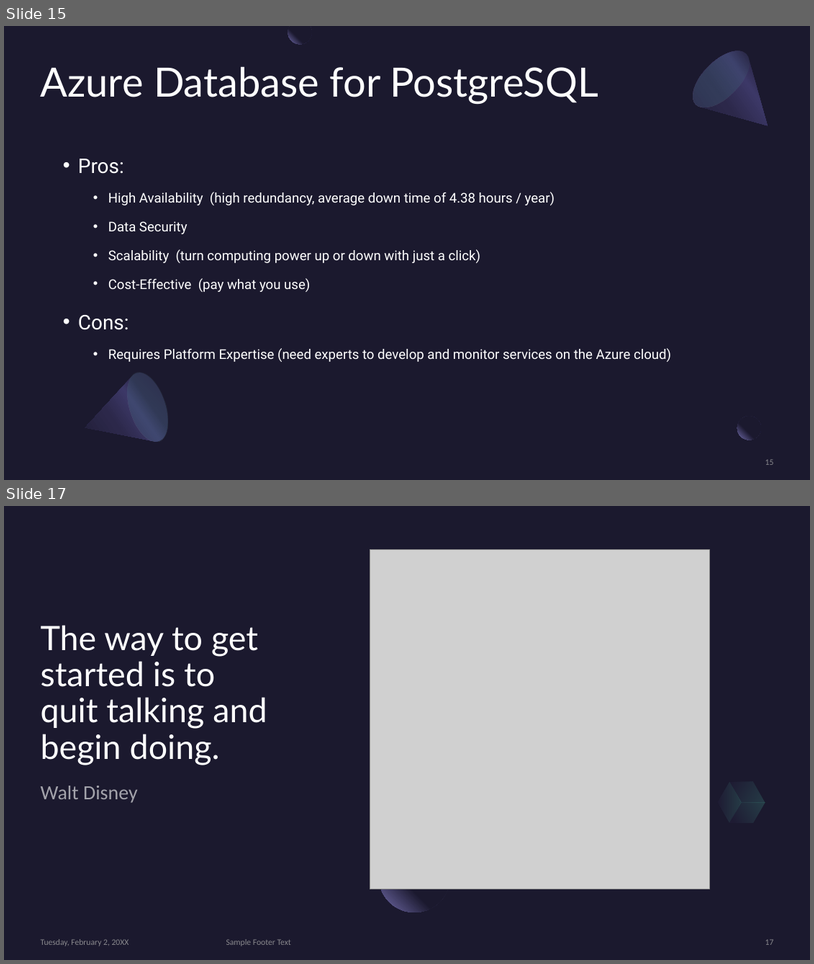
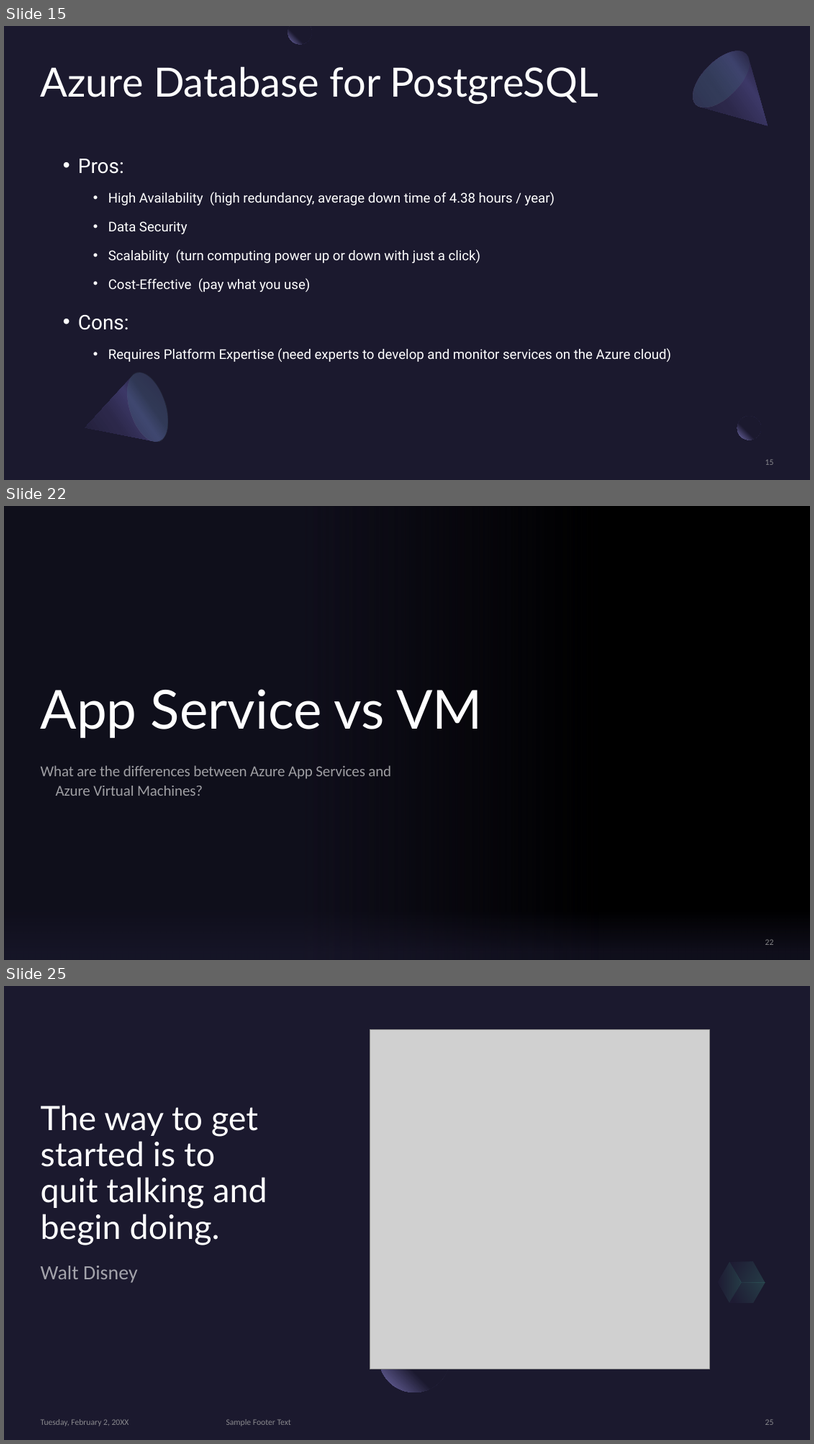
Before and after one commit to BrianChen0527/postgreSQL, a slide deck: MSFT_Azure/Microsoft Azure.pptx. Shown one above the other, each under a label of ours: slides 15 and 17 before the commit, slides 15, 22 and 25 after it; the slides between them are not shown. The pictures are 814x964 and 814x1444 pixels, drawn with LibreOffice and Linux fonts; fonts in the diff are those of the drawing; grey boxes stand for pictures; background and template pictures are left out. Boxes give left, top, right and bottom in pixels: in the first picture for what was removed or moved away, otherwise in the second. Text is boxed around its words. In the diff, an @@ line names an element or a change of style, - is before the commit and + after.

Commit message:
working on Azure presentation

```diff
--- a/MSFT_Azure/Microsoft Azure.pptx
+++ b/MSFT_Azure/Microsoft Azure.pptx
@@ slide 22 added at (4,506,810,960), background picture (left out) @@
@@ rectangle added at (4,506,599,960), fill gradient #1B192E @@
@@ title added at (41,689,483,738), 64 pt, text #FFFFFF @@
+App Service vs VM
@@ subtitle added at (41,765,391,795), 18 pt, text #FFFFFF at 60% opacity @@
+What are the differences between Azure App Services and Azure Virtual Machines?
@@ rectangle added at (4,888,810,960), fill gradient #1B192E @@
@@ page number added at (766,939,774,944), 10 pt, text #A6A6A6 at 80% opacity @@
+22
@@ what was slide 17 is now slide 25 @@
@@ page number at (766,1419,774,1424): text changed @@
-17
+25
```
Also in this commit, not shown: 2 slides changed, 8 other slides added, 1 slide removed, 1 other file.
